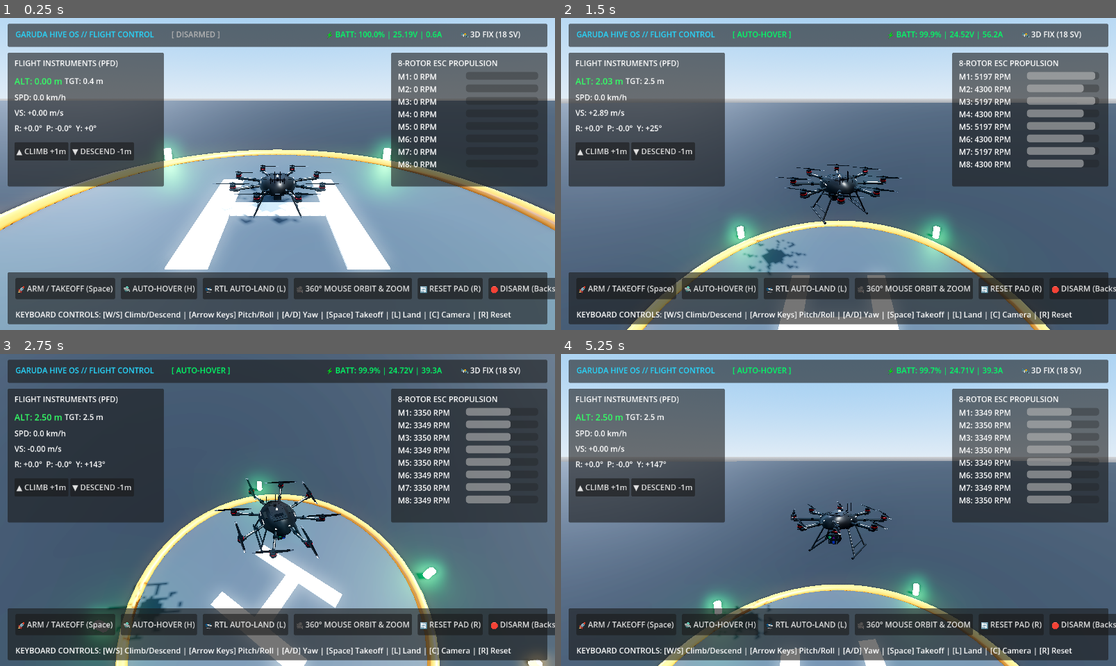
Above: before the commit, frames 1-4 (two rows, left to right).
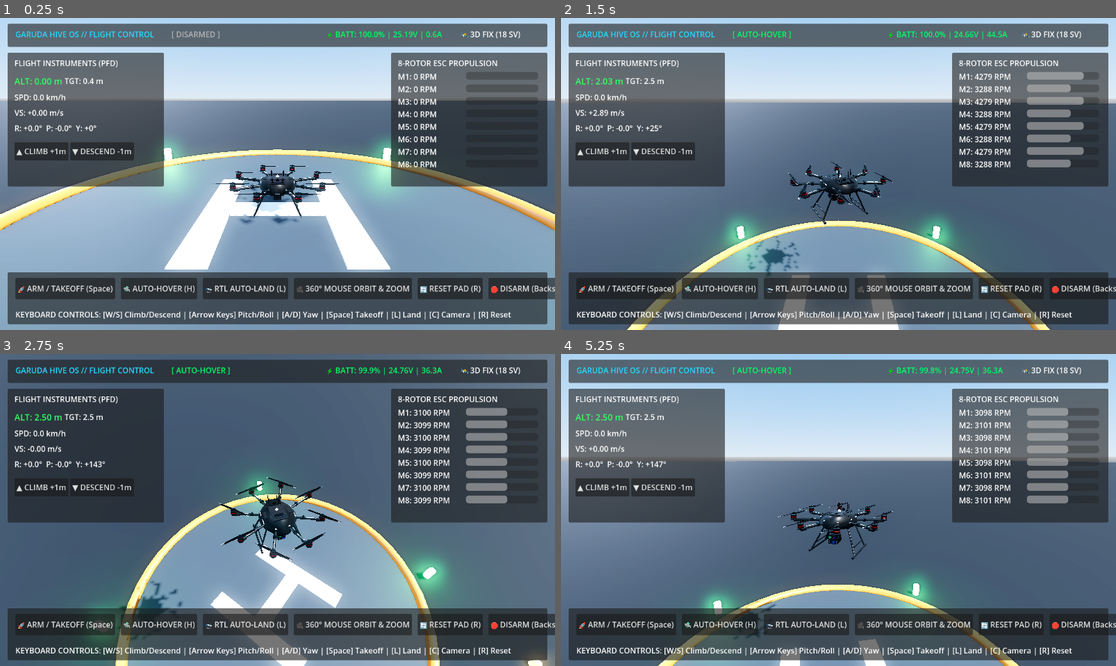
Above: after the commit, the same moments.

Repository: kunjirsuyash9094-sketch/GARUDA-HIVE-V2
Game: Godot game, scene res://scenes/kargil_simulation_main.tscn
Two runs of this game, one before a commit and one after it. Both use one fixed random seed, a clock stepped at 60 frames per second and the inputs below.
Inputs (mouse positions are in pixels of both pictures, inside the frame that each line leads up to):
- Up to frame 1 (0.25 s): no input
- Up to frame 2 (1.5 s): click "▲ CLIMB +1m" at 0.5 s; tap Enter (drone_arm) at 1.25, 1.35 s; move the mouse to (960, 158) at 1.27 s; hold D from 1.28 s (still down); click (960, 158) at 1.42 s
- Up to frame 3 (2.75 s): tap Space at 1.52 s; release D at 2 s; drag from (166, 525) to (249, 572) at 2.02 s
- Up to frame 4 (5.25 s): move the mouse to (894, 441) at 2.77 s; hold D 2.78-3.5 s; tap F at 2.85 s; drag from (810, 572) to (672, 463) at 3.52 s; move the mouse to (1005, 556) at 4.27 s; hold A 4.28-5 s; tap L at 4.35 s; tap Space at 4.52 s; drag from (672, 463) to (755, 432) at 5.02 s

The runs differ from the first frame. In frame 1, less than 0.1% of the frame differs, in the area x 48-52%, y 48-54%; in frame 2, 1.3%, in the area x 19-97%, y 4-92%; in frame 3, 0.9%; in frame 4, 0.6%.

Commit message:
fix: anchor antennas to solid CNC deck, implement 8000 RPM high-altitude 4000m+ barometric physics & smooth spool

Diff:
--- a/scripts/drone_physics_engine.gd
+++ b/scripts/drone_physics_engine.gd
@@ -14,9 +14,9 @@
 @export var rotor_radius: float = 0.28
 @export var landing_gear_height: float = 0.38
 
-const MAX_RPM: float = 5500.0
+const MAX_RPM: float = 8000.0
 const IDLE_RPM: float = 1200.0
-const HOVER_RPM: float = 3350.0
+const HOVER_RPM_BASE: float = 3100.0
 
 # 8 Rotors (Octo-X alternating directions)
 var rotor_angles: Array[float] = [
@@ -46,7 +46,7 @@
 var motor_rpms: Array[float] = [0.0, 0.0, 0.0, 0.0, 0.0, 0.0, 0.0, 0.0]
 var motor_targets: Array[float] = [0.0, 0.0, 0.0, 0.0, 0.0, 0.0, 0.0, 0.0]
 
-# Battery Model (22,000 mAh 6S)
+# Battery Model (22,000 mAh 6S High-C LiPo)
 var battery_soc: float = 1.0
 var battery_v_term: float = 25.20
 var battery_current: float = 0.0
@@ -277,22 +277,23 @@
 	if is_landing:
 		_process_rtl(dt, agl, cur_pos)
 	else:
-		# Manual Flight with Dynamic Altitude Hold (High Power Climb & Descend)
+		# Manual Flight with Dynamic Altitude Hold (High Power Climb up to 4000m+)
 		if abs(input_climb) > 0.05:
-			velocity.y = lerp(velocity.y, input_climb * 8.5, dt * 10.0)
+			var max_climb_rate = 14.0 if input_climb > 0 else 8.0
+			velocity.y = lerp(velocity.y, input_climb * max_climb_rate, dt * 10.0)
 			target_altitude = max(0.38, cur_pos.y - landing_gear_height)
-			flight_mode = "CLIMBING" if input_climb > 0 else "DESCENDING"
+			flight_mode = "CLIMBING (HIGH POWER)" if input_climb > 0 else "DESCENDING"
 		else:
-			# Auto-Hover at target altitude
+			# Auto-Hover at target altitude with high-altitude altitude-gain compensation
 			var alt_err = target_altitude - agl
-			velocity.y = lerp(velocity.y, clamp(alt_err * 4.5, -4.0, 6.0), dt * 12.0)
+			velocity.y = lerp(velocity.y, clamp(alt_err * 4.5, -6.0, 8.0), dt * 12.0)
 			flight_mode = "AUTO-HOVER" if agl > 0.2 else "ARMED ON GROUND"
 
-		# High-Speed Horizontal Flight Control (Up to 24 m/s = 86 km/h)
+		# High-Speed Horizontal Flight Control (Up to 28 m/s = 100+ km/h)
 		current_yaw_rad += input_yaw * 3.5 * dt
 
-		var fwd_spd = input_forward * 24.0
-		var str_spd = input_strafe * 24.0
+		var fwd_spd = input_forward * 28.0
+		var str_spd = input_strafe * 28.0
 
 		var cos_y = cos(current_yaw_rad)
 		var sin_y = sin(current_yaw_rad)
@@ -303,7 +304,7 @@
 		velocity.z = lerp(velocity.z, target_vz, dt * 10.0)
 
 		if abs(input_forward) > 0.1 or abs(input_strafe) > 0.1:
-			flight_mode = "HIGH-SPEED CRUISE"
+			flight_mode = "HIGH-SPEED CRUISE (100+ KM/H)"
 
 	# 3. DYNAMIC ATTITUDE VISUAL TILT
 	var body_fwd_vel = -velocity.x * sin(current_yaw_rad) + velocity.z * cos(current_yaw_rad)
@@ -340,19 +341,23 @@
 
 	_set_pos(cur_pos)
 
-	# 6. MOTOR RPM SYNTHESIS (High RPM Power 6800 MAX)
-	var base_rpm = HOVER_RPM if agl > 0.1 else IDLE_RPM
-	if velocity.y > 0.5: base_rpm = HOVER_RPM + 1400.0
-	elif velocity.y < -0.5: base_rpm = HOVER_RPM - 800.0
-
-	var horiz_boost = Vector2(velocity.x, velocity.z).length() * 45.0
+	# 6. MOTOR RPM SYNTHESIS with 8000 RPM Max & High-Altitude Barometric Compensation (4000m+)
+	var altitude_msl = 3100.0 + agl # Kargil High-Altitude Base MSL
+	var density_ratio = clamp(exp(-altitude_msl / 8500.0) / 0.693, 0.45, 1.0)
+	var dynamic_hover_rpm = HOVER_RPM_BASE / sqrt(density_ratio) # Increases RPM as air thins out at 4000m+
+
+	var base_rpm = dynamic_hover_rpm if agl > 0.1 else IDLE_RPM
+	if velocity.y > 0.5: base_rpm = dynamic_hover_rpm + velocity.y * 220.0
+	elif velocity.y < -0.5: base_rpm = max(IDLE_RPM, dynamic_hover_rpm + velocity.y * 180.0)
+
+	var horiz_boost = Vector2(velocity.x, velocity.z).length() * 55.0
 	base_rpm += horiz_boost
 
 	for i in range(8):
 		var ang = rotor_angles[i]
-		var diff = -sin(ang) * tilt_roll * 12.0 + cos(ang) * tilt_pitch * 12.0 + rotor_dir[i] * input_yaw * 450.0
+		var diff = -sin(ang) * tilt_roll * 14.0 + cos(ang) * tilt_pitch * 14.0 + rotor_dir[i] * input_yaw * 500.0
 		motor_targets[i] = clamp(base_rpm + diff, IDLE_RPM, MAX_RPM)
-		motor_rpms[i] = lerp(motor_rpms[i], motor_targets[i], dt * 30.0)
+		motor_rpms[i] = lerp(motor_rpms[i], motor_targets[i], dt * 25.0)
 
 	_update_battery(dt)
 	_animate_rotors(dt)
Binary file changed: models/GARUDA_HL_01.glb
Binary file changed: models/GARUDA_HL_01/00_MASTER/GARUDA_HL_01_MASTER.glb
Binary file changed: models/GARUDA_HL_01/07_AVIONICS/AVIONICS_MASTER.glb
Binary file changed: models/GARUDA_HL_01/11_GODOT/GARUDA_HL_01.glb
Binary file changed: models/garuda_hl01.glb
Not shown, changed: scripts/pipeline/assemble_garuda_master.py
Not shown, changed: scripts/pipeline/build_07_avionics.py
